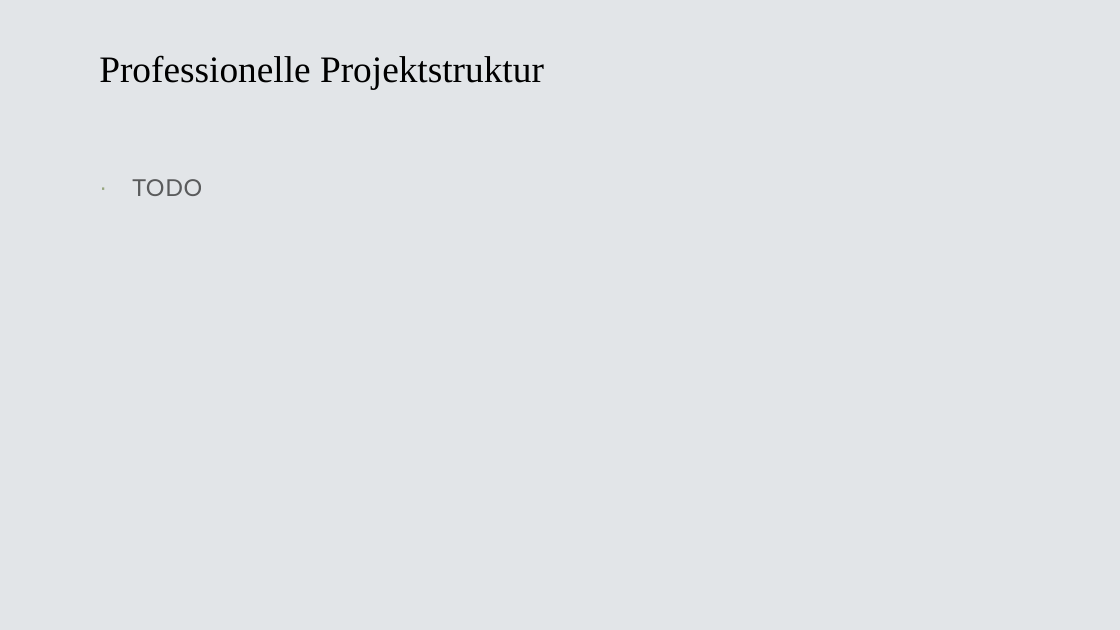
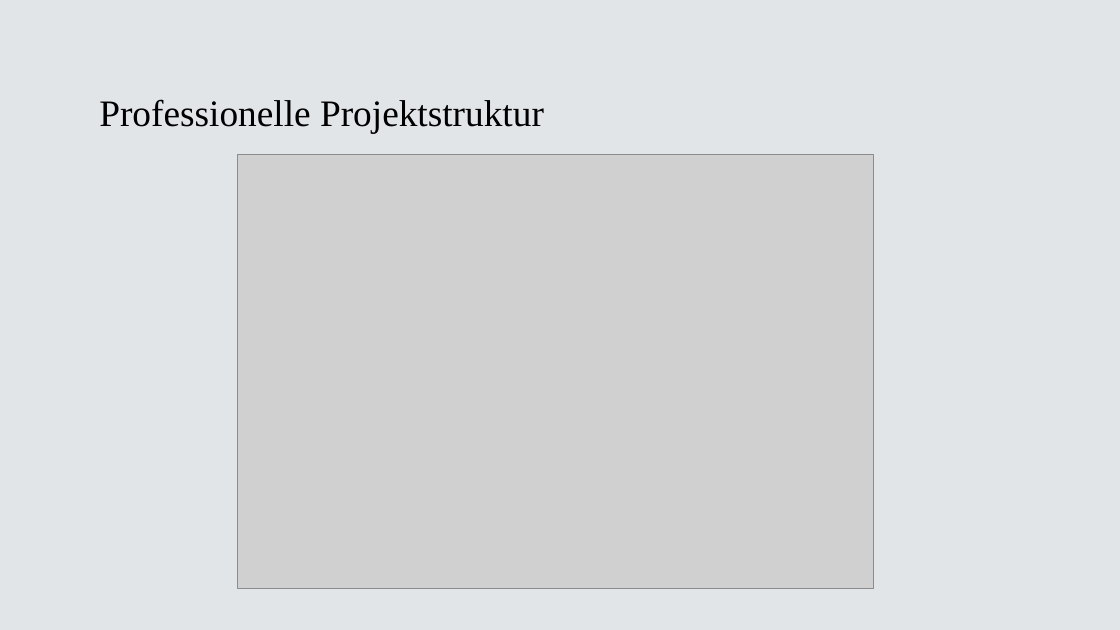
Before and after one commit to BitPaw/C_Socket, a slide deck: slide 4 of Dokumente/BVS.pptx (slide 5 before the commit). Drawn at 1120x630 pixels with LibreOffice and Linux fonts; fonts in the diff are those of the drawing; grey boxes stand for pictures. Boxes give left, top, right and bottom in pixels: in the first picture for what was removed or moved away, otherwise in the second. Text is boxed around its words. In the diff, an @@ line names an element or a change of style, - is before the commit and + after.

```diff
--- a/Dokumente/BVS.pptx
+++ b/Dokumente/BVS.pptx
@@ title "Professionelle Projektstruktur": place and size @@
-title "Professionelle Projektstruktur" at bbox=[99, 55, 544, 89]
+title "Professionelle Projektstruktur" at bbox=[99, 99, 544, 134]
@@ text removed at bbox=[132, 179, 202, 196] @@
-· TODO
@@ picture added at bbox=[238, 154, 875, 588] @@
```
Also in this commit, not shown: 3 other slides changed, 2 slides added, 4 slides removed, 4 other files.
